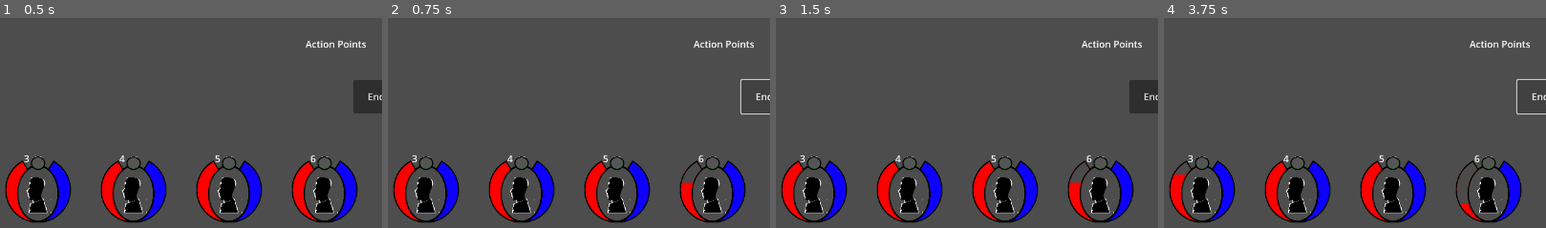
Above: before the commit, frames 1-4 (left to right).
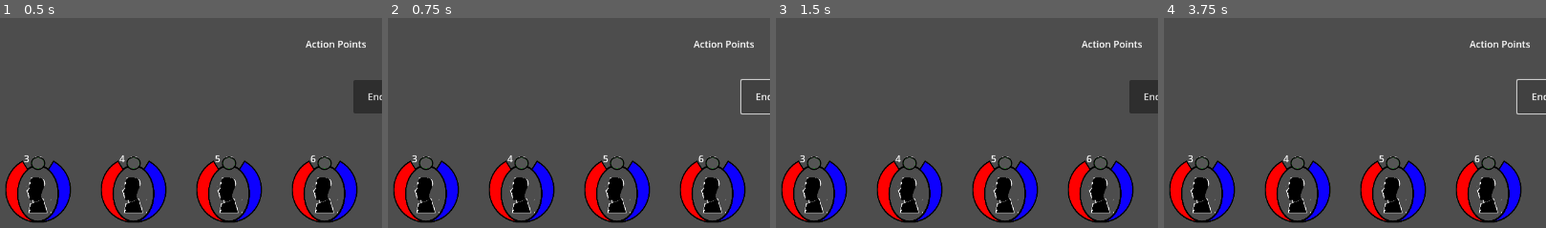
Above: after the commit, the same moments.

Repository: JaroschJr/RPG
Game: Godot game, scene res://Battle/Battlefield.tscn
The game is run twice, just before and just after one commit, with the same random seed, the same clock (stepped at 60 frames per second) and the same inputs. The project has no main scene, so this scene is started directly.
Inputs (mouse positions are % of the whole screen's width and height, from its top left):
- Up to frame 1 (0.5 s): no input
- Up to frame 2 (0.75 s): click "End Turn" at 0.5 s
- Up to frame 3 (1.5 s): click (13, 46) at 1.27 s
- Up to frame 4 (3.75 s): click "End Turn" at 2 s; click (13, 46) at 2.77 s; click "End Turn" at 3.5 s
The pictures show only the part of the screen within x 45-95%, y 50-100%; the shares and areas given below are measured in that part.

Frame 1 is identical in both runs. In frame 2, 0.3% of the frame differs, in the area x 76-82%, y 68-79%; in frame 3, 0.3%; in frame 4, 0.7%, in the area x 2-82%, y 68-89%.

Commit message:
Enemy only attacks party members who have moved.
Turn cannot end while there are unused AP

Diff:
--- a/Battle/Battlefield.gd
+++ b/Battle/Battlefield.gd
@@ -3,6 +3,7 @@
 var center
 var readied_ability
 var action_points
+var rng
 
 const BatleCharacter = preload("res://Battle/BatleCharacter.tscn")
 
@@ -14,6 +15,7 @@
 	#GDscript lacks true constructors the way Java does.
 	#this shamefull assemblage is the best I can aproximate.
 	var pMember = load("res://Battle/BatleCharacter.tscn")
+	rng = RandomNumberGenerator.new()
 	party = []
 	for i in range(7):#this works for any party size
 		#this chunk is a placeholder. Eventually these will be being read in from elsewhere.
@@ -73,6 +75,9 @@
 	$AbilityReadied.text = new_ab
 
 func _turn():
+	if action_points >0:
+		print("unused action points")
+		return
 	#enemy moves
 	$TrainingDummy._move()
 	for i in party.size():
@@ -91,9 +96,14 @@
 func _get_action_points():
 	return action_points
 
-
+func _random_moved_character():
+	while true:
+		var check = party.pick_random()
+		if check.has_moved:
+			return check
+	return
 
 func _on_training_dummy_attacking(attacker, attack):
 	print("Dummy turn!")
-	ability_scripts._use_ability(attacker, attack, party.pick_random(), self)
+	ability_scripts._use_ability(attacker, attack, _random_moved_character(), self)
 	pass # Replace with function body.
